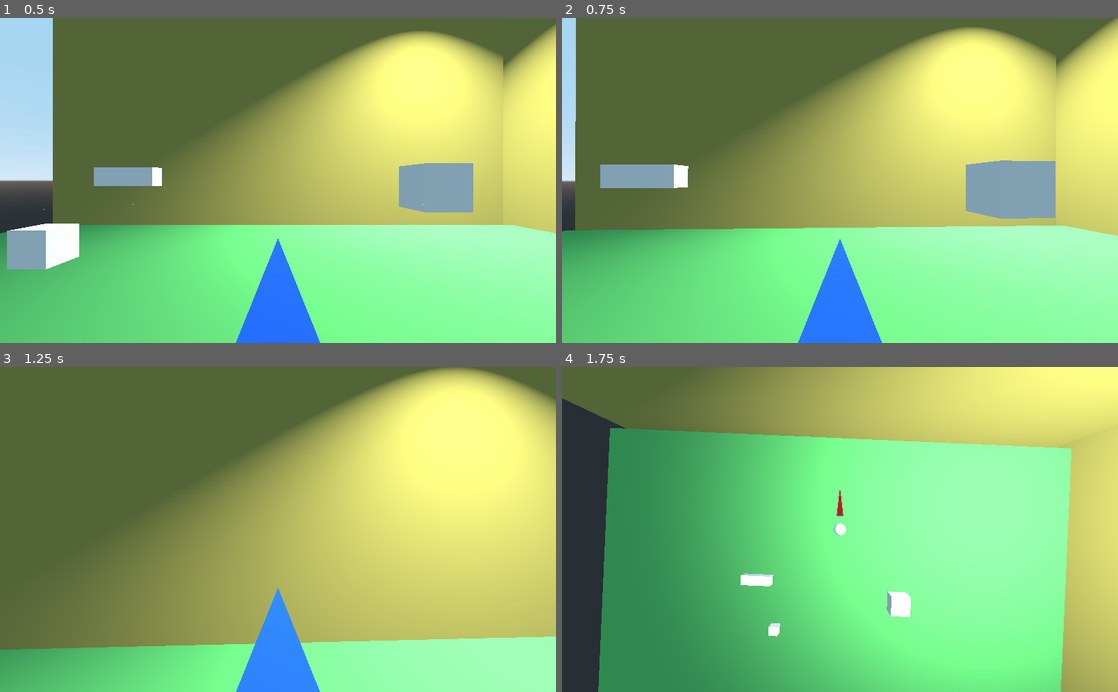
Above: before the commit, frames 1-4 (two rows, left to right).
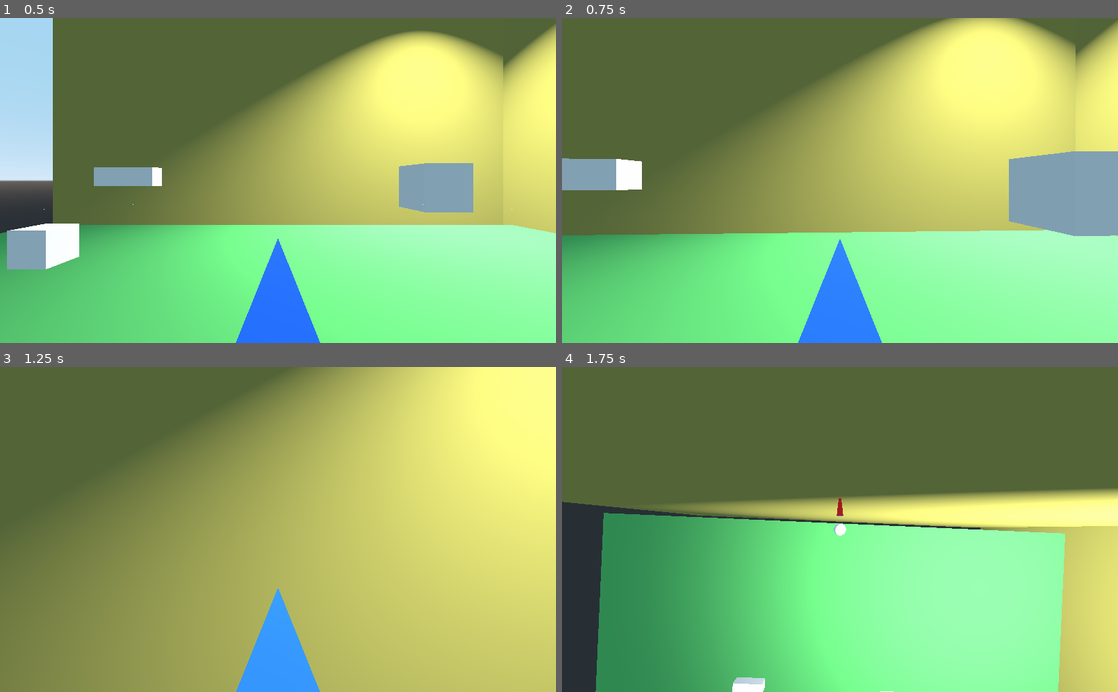
Above: after the commit, the same moments.

Repository: shejogalvez/GD-3DChallengers
Game: Godot game, scene res://Room.tscn
Two runs of this game, one before a commit and one after it. Both use one fixed random seed, a clock stepped at 60 frames per second and the inputs below.
Inputs (mouse positions are in pixels of both pictures, inside the frame that each line leads up to):
- Up to frame 1 (0.5 s): no input
- Up to frame 2 (0.75 s): tap Enter at 0.5 s; move the mouse to (867, 180) at 0.52 s; hold W (movement_forward) from 0.53 s (still down); hold Shift (movement_sprint, bound only after the commit) from 0.53 s (still down)
- Up to frame 3 (1.25 s): keep holding W (movement_forward); keep holding Shift (movement_sprint, bound only after the commit); tap Space (movement_jump) at 0.77 s
- Up to frame 4 (1.75 s): keep holding W (movement_forward); move the mouse to (812, 529) at 1.27 s; release Shift (movement_sprint, bound only after the commit) at 1.28 s; tap Tab (change_camera) at 1.35 s; tap Space (movement_jump) at 1.52 s; tap Shift (movement_sprint, bound only after the commit) at 1.55 s

Frame 1 is identical in both runs. In frame 2, 13% of the frame differs, in the area x 0-100%, y 0-68%; in frame 3, 32%; in frame 4, 56%, in the area x 0-100%, y 0-100%.

Commit message:
Added sprint mechanics
Added sprint mechanics from FPS tutorial part 1

Diff:
--- a/Player.gd
+++ b/Player.gd
@@ -17,7 +17,7 @@
 
 var vel = Vector3()
 
-const MAX_SPEED = 35
+const MAX_SPEED = 32
 
 const ACCEL = 4.5
 const DEACCEL= 16
@@ -27,6 +27,11 @@
 const GRAVITY = -56
 
 const MAX_SLOPE_ANGLE = 40
+
+# Sprinting
+const MAX_SPRINT_SPEED = 54
+const SPRINT_ACCEL = 18
+var is_sprinting = false
 
 # Called when the node enters the scene tree for the first time.
 func _ready():
@@ -55,6 +60,13 @@
 	if is_on_floor():
 		if Input.is_action_just_pressed("movement_jump"):
 			vel.y = JUMP_SPEED
+	# ----------------------------------
+	# Sprinting
+	# ----------------------------------
+	if Input.is_action_pressed("movement_sprint"):
+		is_sprinting = true
+	else:
+		is_sprinting = false
 	# -----------------------------
 	# Capturing/Freeing the cursor
 	# -----------------------------
@@ -163,11 +175,18 @@
 	var hvel = vel
 	hvel.y = 0
 
-	var target = dir * MAX_SPEED
+	var target = dir
+	if is_sprinting:
+		target *= MAX_SPRINT_SPEED
+	else:
+		target *= MAX_SPEED
 
 	var accel
 	if dir.dot(hvel) > 0:
-		accel = ACCEL
+		if is_sprinting:
+			accel = SPRINT_ACCEL
+		else:
+			accel = ACCEL
 	else:
 		accel = DEACCEL
 
--- a/project.godot
+++ b/project.godot
@@ -70,6 +70,11 @@
 , Object(InputEventJoypadButton,"resource_local_to_scene":false,"resource_name":"","device":-1,"button_index":0,"pressure":0.0,"pressed":false,"script":null)
  ]
 }
+movement_sprint={
+"deadzone": 0.5,
+"events": [ Object(InputEventKey,"resource_local_to_scene":false,"resource_name":"","device":0,"alt":false,"shift":false,"control":false,"meta":false,"command":false,"pressed":false,"scancode":16777237,"physical_scancode":0,"unicode":0,"echo":false,"script":null)
+ ]
+}
 
 [physics]
 
